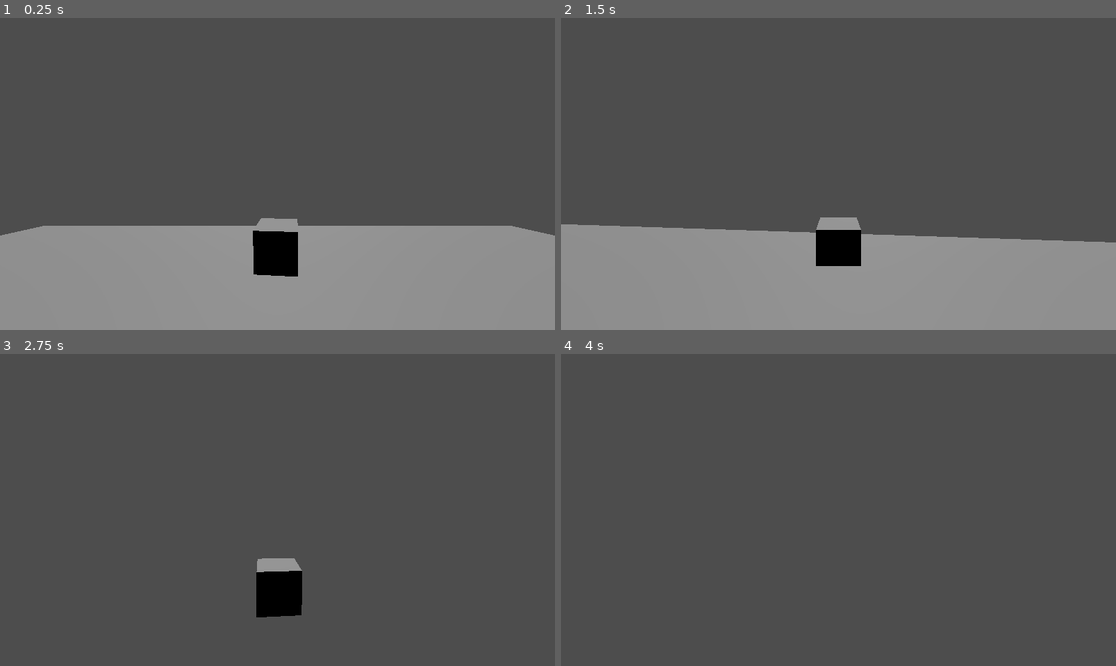
Above: before the commit, frames 1-4 (two rows, left to right).
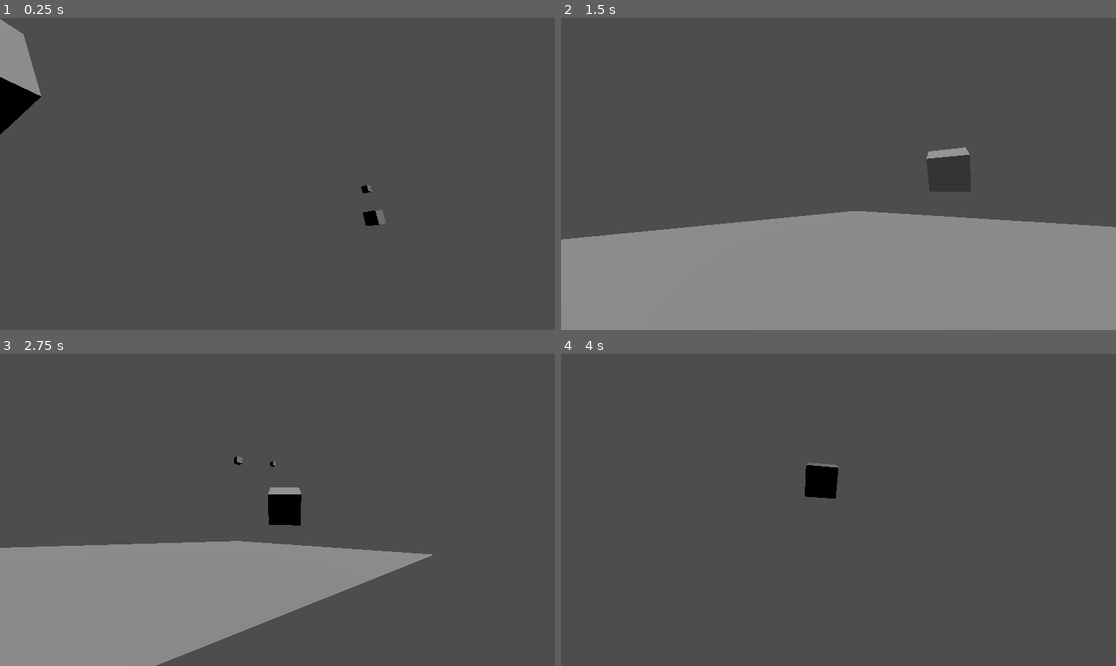
Above: after the commit, the same moments.

Repository: Esoteric-Edge-Games/Dont_Go_Back_2-
Game: Godot game, scene res://scenes/node_3d.tscn
Same seed, same stepped clock (60 frames per second), same inputs: the game is played once before the commit and once after it.
Inputs (mouse positions are in pixels of both pictures, inside the frame that each line leads up to):
- Up to frame 1 (0.25 s): no input
- Up to frame 2 (1.5 s): tap Enter at 0.5 s; move the mouse to (866, 174) at 0.52 s; hold Shift (Sprint) 0.53-1.28 s; hold W (Move_Forward) from 0.53 s (still down); move the mouse to (810, 174) at 1.27 s; tap Shift (Sprint) at 1.35 s
- Up to frame 3 (2.75 s): keep holding W (Move_Forward); move the mouse to (288, 503) at 2.02 s; hold Shift (Sprint) from 2.03 s (still down)
- Up to frame 4 (4 s): keep holding W (Move_Forward); move the mouse to (832, 516) at 2.77 s; release Shift (Sprint) at 2.78 s; tap Shift (Sprint) at 2.85 s; move the mouse to (877, 513) at 3.52 s; hold Shift (Sprint) from 3.53 s (still down)

The runs differ from the first frame. In frame 1, 35% of the frame differs, in the area x 0-100%, y 0-100%; in frame 2, 6.2%; in frame 3, 22%; in frame 4, 0.6%.

Commit message:
fixeo de camara y de spawn del enemigo

Diff:
--- a/Scripts/enemy_scripts/Watcher.gd
+++ b/Scripts/enemy_scripts/Watcher.gd
@@ -1,7 +1,7 @@
 extends StaticBody3D
 
 #Variables y constancias que hacen que el enemigo "Watcher" spawnee
-@onready var cameraPlayer = ($"../Player/Camera3D")
+@onready var cameraPlayer = $"../Player/Node3D/Camera3D"
 @onready var player = $"../Player"
 @onready var rng = RandomNumberGenerator.new()
 var enemyPaused = false
@@ -12,6 +12,7 @@
 var just_spawned = false
 const SPAWN_OFFSET = 5.0
 
+
 const ENEMY_DURATION = 3.0
 var enemyTimer = ENEMY_DURATION
 var timeNotLookedAt = 0.0
@@ -21,68 +22,73 @@
 var orbit_speed = 1.0  # Velocidad de rotación (ajustá a gusto)
 var orbit_radius = 5.0  # Qué tan lejos orbita del jugador
 
+var last_delta = 0.0
+
 func _physics_process(delta):
+	last_delta = delta
+	spawn_enemy()
+	pass
+
+
+func restore_vars():
+	enemyTimer = ENEMY_DURATION
+	timeNotLookedAt = 0.0
+	isSpawned = false
+	timePassed = 0.0
+	global_transform.origin = Vector3(9999, 9999, 0)
+	Global.watcherIsSpawned = false
+	cameraPlayer.unfocus_on_watcher()
+
+
+
+func _ready():
+	rng.randomize()
+	Global.register_enemy(self)
+
+func spawn_enemy():
+	if just_spawned:
+# Buscar la cámara y hacer que enfoque
+		cameraPlayer.look_at_enemy_watcher = true
+		cameraPlayer.enemy_ref = self
+		cameraPlayer.focus_on_watcher(self)
+		just_spawned = false
+
+	timePassed += last_delta
 	var offset = -cameraPlayer.global_transform.basis.z
 	var playerPosition = player.global_transform.origin
-	timePassed += delta
-
-	if enemyPaused:
-		# Aumentamos el ángulo para orbitar
-		orbit_angle += orbit_speed * delta
 
 
+	if (isSpawned):
+
+		orbit_angle += orbit_speed * last_delta
 		var x = cos(orbit_angle) * orbit_radius
 		var z = sin(orbit_angle) * orbit_radius
-		var enemy_pos = playerPosition + Vector3(x, 1.5, z)
+		var enemy_pos = player.global_transform.origin + Vector3(x, 2.5, z)
 		# Movimiento suave hacia la nueva posición
-		global_transform.origin = global_transform.origin.lerp(enemy_pos, delta * 5.0)
+		global_transform.origin = global_transform.origin.lerp(enemy_pos, last_delta * 5.0)
 		# Que mire al jugador siempre
 		look_at(playerPosition, Vector3.UP)
 
-
-		if just_spawned:
-			var target_position = playerPosition + offset * SPAWN_OFFSET
-			target_position.y += 1.5
-			just_spawned = false
-			offset.y = 0
-			offset = offset.normalized()
-			global_transform.origin = target_position
-			look_at(player.global_transform.origin, Vector3.UP)
-			rotation.y = lerp_angle(rotation.y, rotation.y, delta * 5.0)
-			visible = true  # por si estaba oculto
-			print("👁️ Enemy spawned in front of player")
-
-
-		offset.y = 0
-		offset = offset.normalized() * SPAWN_OFFSET
-		playerPosition += offset
-		global_transform.origin = playerPosition
 		var camera_forward = -cameraPlayer.global_transform.basis.z.normalized()
 		var to_enemy = (global_transform.origin - cameraPlayer.global_transform.origin).normalized()
 		var dot_value = camera_forward.dot(to_enemy)
 		if dot_value > 0.95:
-			enemyTimer -= delta
-			timeNotLookedAt = 0.0
-			print("Player looking at enemy. Time until kill: ", enemyTimer)
+			player_is_looking_at_watcher(last_delta)
 		else:
-			timeNotLookedAt += delta
-			print("Player not looking at enemy for: ", timeNotLookedAt, " seconds")
-
+			player_is_not_looking_at_watcher(last_delta)
 		if enemyTimer <= 0.0:
 			print("Watcher kills the player")
 
 		if timeNotLookedAt >= NOT_LOOK_THRESHOLD:
-			print("Enemy disappears because player did not look")
-			restore_vars()
+			despawn_enemy()
 
 	elif not isSpawned:
 		if timePassed >= remainingTimeToSpawn:
 			print("Trying to spawn Watcher in front")
 			if rng.randf_range(0, 100) < chanceToSpawn:
-				remainingTimeToSpawn = 5
+				remainingTimeToSpawn = 12
 				chanceToSpawn = 70
 				isSpawned = true
-				enemyPaused = true
 				just_spawned = true
 				enemyTimer = ENEMY_DURATION
 				timeNotLookedAt = 0.0
@@ -90,18 +96,19 @@
 				print("Enemy did no spawn this time")
 
 
+func despawn_enemy():
+	print("Enemy disappears because player did not look")
+	restore_vars()
 
-func restore_vars():
-	enemyPaused = false
-	enemyTimer = ENEMY_DURATION
-	timeNotLookedAt = 0.0
+	print("Watcher Despawned")
 	isSpawned = false
-	timePassed = 0.0
-	global_transform.origin = Vector3(9999, 9999, 0)
 
-func _ready():
-	rng.randomize()
-	Global.register_enemy(self)
 
-func spawn_enemy():
-	print("enemigo 0 spawneado")
+func player_is_looking_at_watcher(delta):
+		enemyTimer -= delta
+		timeNotLookedAt = 0.0
+		print("Player looking at enemy. Time until kill: ", enemyTimer)
+
+func player_is_not_looking_at_watcher(delta):
+		timeNotLookedAt += delta
+		print("Player not looking at enemy for: ", timeNotLookedAt, " seconds")
--- a/Scripts/player.gd
+++ b/Scripts/player.gd
@@ -1,8 +1,7 @@
 extends CharacterBody3D
 
-@export var mouse_sensitivity := 0.1
-@onready var head = $Camera3D
-
+@export var mouse_sensitivity = 0.1
+@onready var head = $Node3D/Camera3D
 
 
 @export var speed = 5.0
@@ -56,6 +55,8 @@
 
 func _unhandled_input(event):
 	if event is InputEventMouseMotion:
+
+
 		rotate_y(deg_to_rad(-event.relative.x * mouse_sensitivity))
 		head.rotate_x(deg_to_rad(-event.relative.y * mouse_sensitivity))
 
--- a/scenes/node_3d.tscn
+++ b/scenes/node_3d.tscn
@@ -8,11 +8,57 @@
 
 [sub_resource type="CapsuleMesh" id="CapsuleMesh_noarx"]
 
+[sub_resource type="CapsuleShape3D" id="CapsuleShape3D_a0tk4"]
+
+[sub_resource type="GDScript" id="GDScript_t3l2h"]
+script/source = "extends Node3D
+
+@export var rotation_speed := 2.0
+var look_at_enemy_watcher := false
+var enemy_ref: Node3D = null
+var default_rotation: Basis
+
+
+
+func _process(delta):
+	if look_at_enemy_watcher and enemy_ref:
+		var to_enemy = (enemy_ref.global_transform.origin - global_transform.origin).normalized()
+		var target_basis = Transform3D().looking_at(to_enemy, Vector3.UP).basis
+		# Suavemente rotar hacia el watcher (solo un poco)
+		rotation = rotation.slerp(target_basis.get_euler(), delta * rotation_speed)
+	else:
+		# Volver suavemente a la rotación original
+		rotation = rotation.slerp(default_rotation.get_euler(), delta * rotation_speed)
+"
+
 [sub_resource type="GDScript" id="GDScript_a202f"]
 script/source = "extends Camera3D
+
+@onready var head = $\"..\"
+@onready var camera = $\".\"
+var original_rotation = null
+var look_at_enemy_watcher = false
+var enemy_ref = null
+var look_strength = 0.15
+
+func focus_on_watcher(watcher_node):
+	look_at_enemy_watcher = true
+	enemy_ref = watcher_node
+	original_rotation = rotation
+
+
+func _process(delta):
+	if camera.look_at_enemy_watcher and is_instance_valid(camera.enemy_ref):
+		var to_enemy = (camera.enemy_ref.global_transform.origin - head.global_transform.origin).normalized()
+		var current_basis = head.global_transform.basis
+		var target_basis = Transform3D().looking_at(to_enemy, Vector3.UP).basis
+		head.global_transform.basis = current_basis.slerp(target_basis, look_strength)
+
+
+func unfocus_on_watcher():
+	look_at_enemy_watcher = false
+	enemy_ref = null
 "
-
-[sub_resource type="CapsuleShape3D" id="CapsuleShape3D_a0tk4"]
 
 [sub_resource type="PhysicsMaterial" id="PhysicsMaterial_a202f"]
 
@@ -35,17 +81,20 @@
 transform = Transform3D(1, 0, 0, 0, 1, 0, 0, 0, 1, 0, 1.18227, 0)
 mesh = SubResource("CapsuleMesh_noarx")
 
-[node name="Camera3D" type="Camera3D" parent="Player"]
-transform = Transform3D(1, 0, 0, 0, 1, 0, 0, 0, 1, 0, 1.74228, -0.385038)
-fov = 80.0
-script = SubResource("GDScript_a202f")
-
 [node name="CollisionShape3D" type="CollisionShape3D" parent="Player"]
 transform = Transform3D(1, 0, 0, 0, 1, 0, 0, 0, 1, 0, 1.18008, 0)
 shape = SubResource("CapsuleShape3D_a0tk4")
 
+[node name="Node3D" type="Node3D" parent="Player"]
+transform = Transform3D(1, 0, 0, 0, 1, 0, 0, 0, 1, 0, 1.98597, 0)
+script = SubResource("GDScript_t3l2h")
+
+[node name="Camera3D" type="Camera3D" parent="Player/Node3D"]
+fov = 80.0
+script = SubResource("GDScript_a202f")
+
 [node name="Floor" type="StaticBody3D" parent="."]
-transform = Transform3D(19.011, 0, 0, 0, 1, 0, 0, 0, 15.4823, 0, 0, 0)
+transform = Transform3D(19.011, 0, 0, 0, 1, 0, 0, 0, 15.4823, 0, -8.19106, 0)
 physics_material_override = SubResource("PhysicsMaterial_a202f")
 
 [node name="CollisionShape3D" type="CollisionShape3D" parent="Floor"]
--- a/scripts/autoload.gd
+++ b/scripts/autoload.gd
@@ -12,6 +12,7 @@
 var canSpawnAntiLookEnemy = true
 var enemyToSpawn = 0
 var enemies : Array = []
+var watcherIsSpawned = false
 
 
 func register_enemy(enemy):
Not shown: 1 places in scenes/node_3d.tscn that only renumber resources
